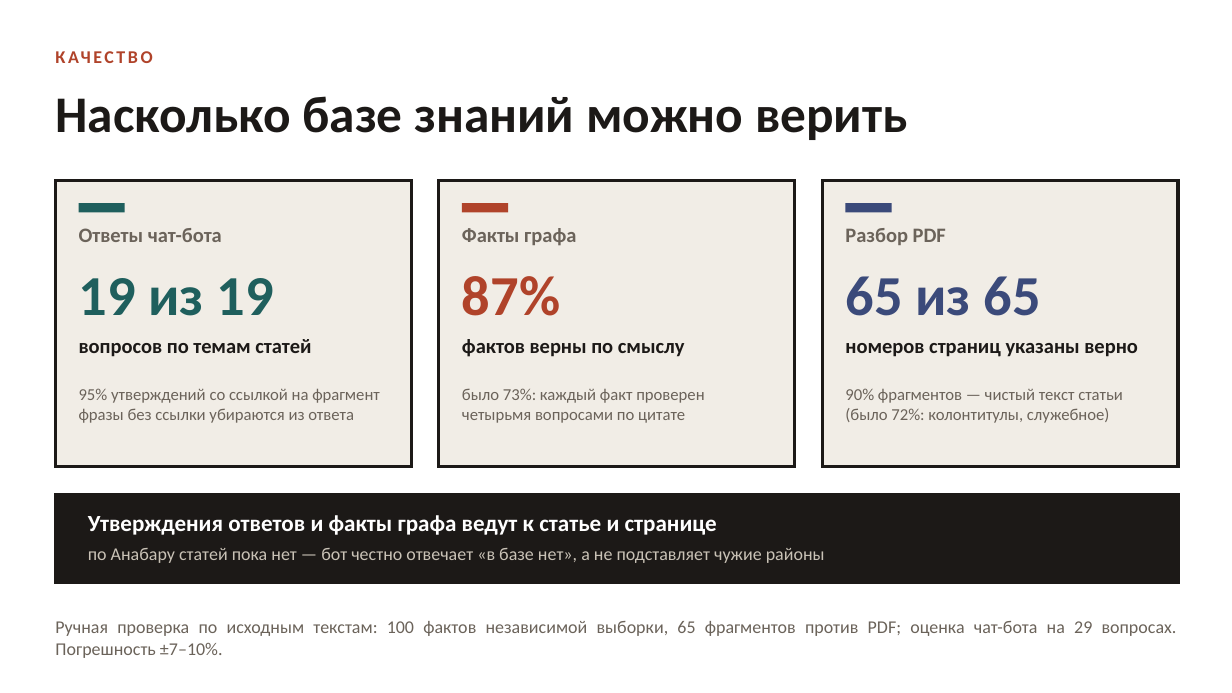
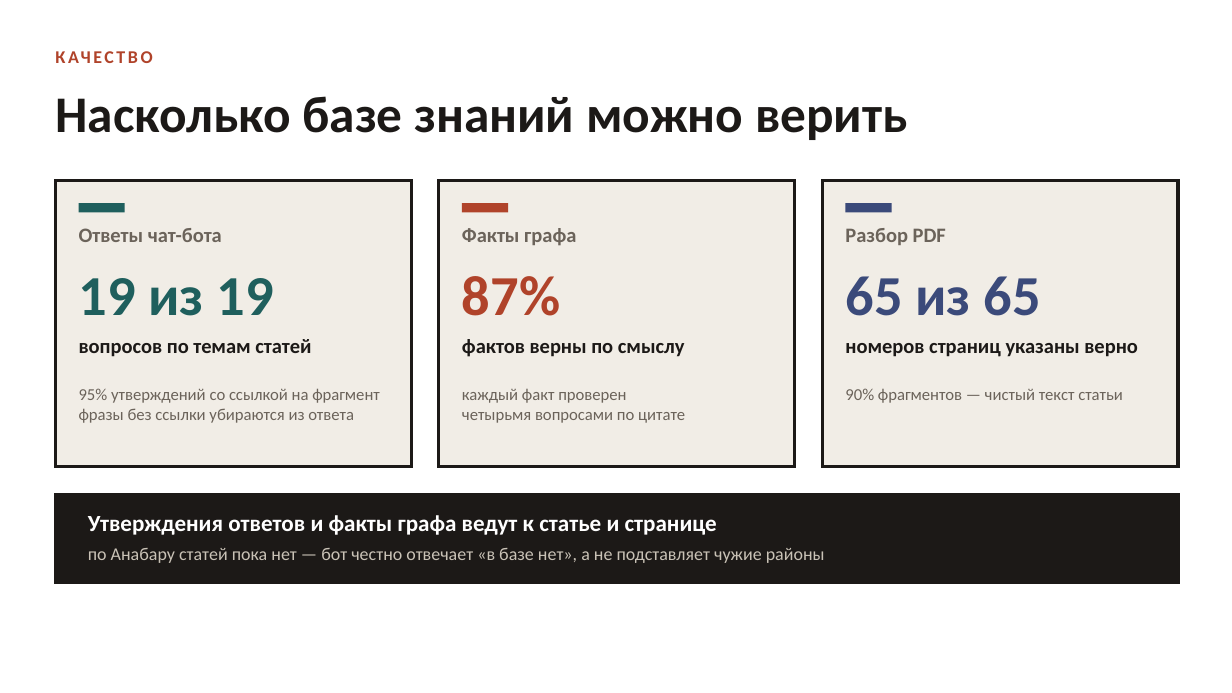
Before and after one commit to janfik200-prog/BZ, a slide deck: slide 16 of 06.10.2026.pptx (slide 11 before the commit). Drawn at 1232x693 pixels with LibreOffice and Linux fonts; fonts in the diff are those of the drawing. Boxes give left, top, right and bottom in pixels: in the first picture for what was removed or moved away, otherwise in the second. Text is boxed around its words. In the diff, an @@ line names an element or a change of style, - is before the commit and + after.

```diff
--- a/06.10.2026.pptx
+++ b/06.10.2026.pptx
@@ text at (462,389,626,403): text changed @@
-было 73%: каждый факт проверен
+каждый факт проверен
@@ text at (845,408,1109,423): paragraph removed @@
-(было 72%: колонтитулы, служебное)
@@ text removed at (55,621,1177,658) @@
-Ручная проверка по исходным текстам: 100 фактов независимой выборки, 65 фрагментов против PDF; оценка чат-бота на 29 вопросах. Погрешность ±7–10%.
```
Also in this commit, not shown: 1 other slide changed, 5 slides added, 3 other files.
